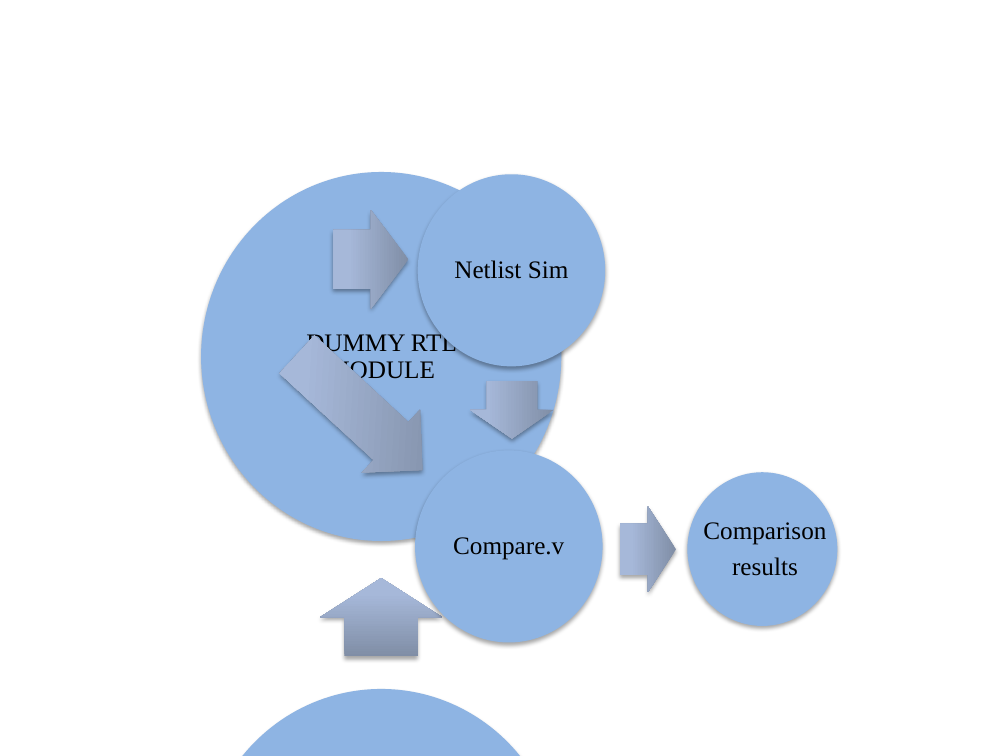
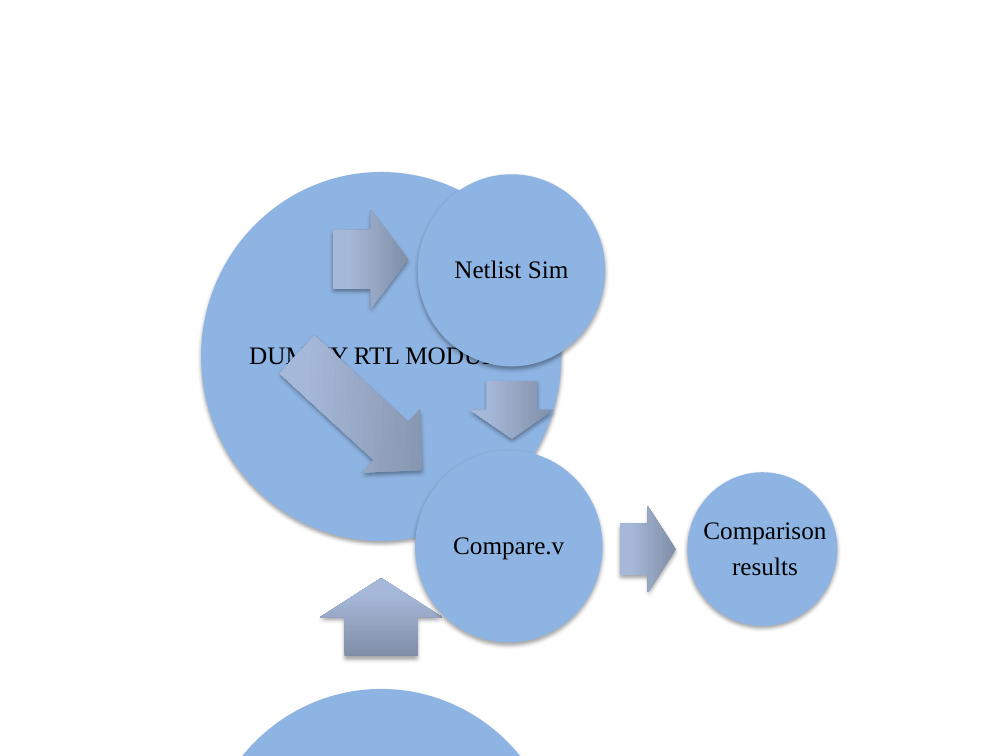
Before and after one commit to miramohan/thesis_first, a slide deck: slide 16 of pptFigures.pptx (slide 15 before the commit). Drawn at 1008x756 pixels with LibreOffice and Linux fonts; fonts in the diff are those of the drawing. Boxes give left, top, right and bottom in pixels: in the first picture for what was removed or moved away, otherwise in the second. Text is boxed around its words. In the diff, an @@ line names an element or a change of style, - is before the commit and + after.

```diff
--- a/pptFigures.pptx
+++ b/pptFigures.pptx
@@ text "DUMMY RTL MODULE" rewrapped from (306,331,457,379) to (249,344,513,370) @@
```
Also in this commit, not shown: 8 other slides changed, 2 slides added, 1 slide removed, 7 other files.
